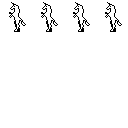
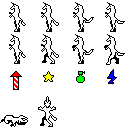
Before/after of a 128px x 128px layered artwork. What changed in the layer stack:
added group "sprite" with 1 layers over (0, 17, 125, 127)
showed "Layer 3", moved it into group "sprite", painted on it over (0, 17, 125, 127)
removed layer "Layer 4 copy 2" over (53, 17, 122, 26)